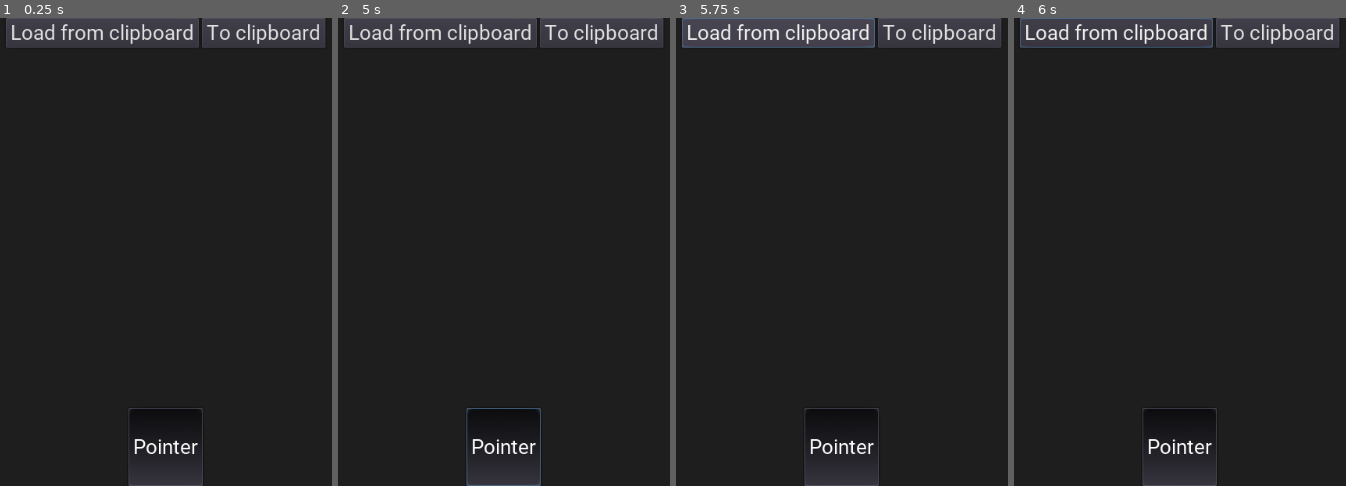
Above: before the commit, frames 1-4 (left to right).
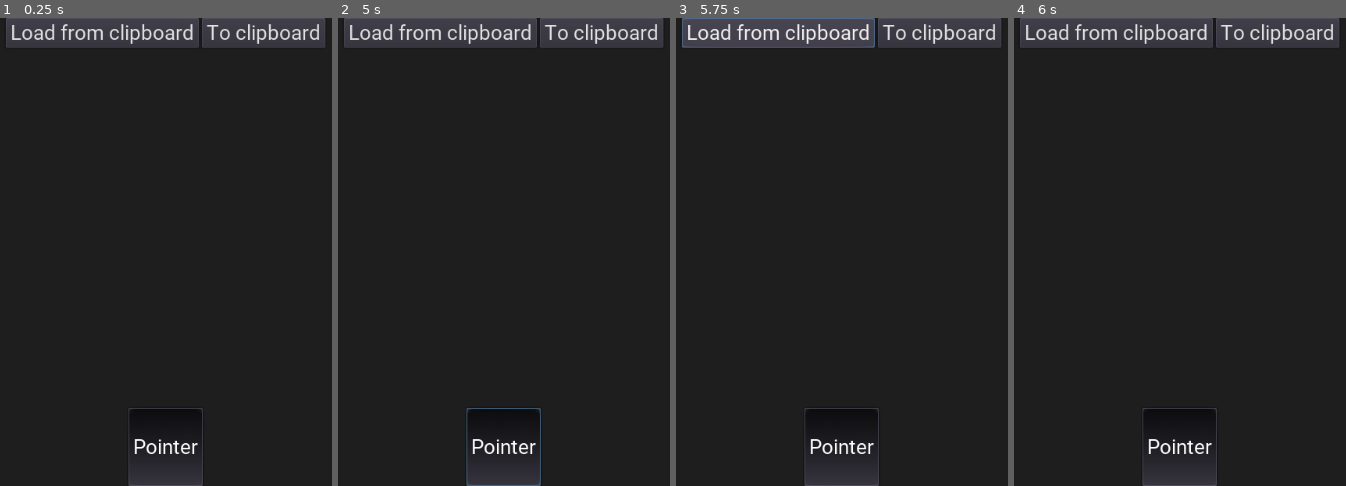
Above: after the commit, the same moments.

Repository: creikey/synapse-test
Game: Godot game, scene res://Main.tscn
The game is run twice, just before and just after one commit, with the same random seed, the same clock (stepped at 60 frames per second) and the same inputs.
Inputs (mouse positions are in pixels of both pictures, inside the frame that each line leads up to):
- Up to frame 1 (0.25 s): no input
- Up to frame 2 (5 s): click "To clipboard" at 0.5 s; click "Pointer" at 1.25 s; click "To clipboard" at 2 s; click "Pointer" at 2.75 s; click "To clipboard" at 3.5 s; click "Pointer" at 4.25 s
- Up to frame 3 (5.75 s): click "Load from clipboard" at 5 s
- Up to frame 4 (6 s): move the mouse to (outside the picture) at 5.77 s; tap 1 at 5.85 s; click (outside the picture) at 5.92 s

Frames 1-3 are identical in both runs. In frame 4, 0.3% of the frame differs, in the area x 1-60%, y 0-7%.

Commit message:
Release focus from textbox when makes sense

Diff:
--- a/src/Graph/Graph.gd
+++ b/src/Graph/Graph.gd
@@ -155,11 +155,22 @@
 	cur_instruction.currently_displayed = _currently_displayed
 	cur_instruction.connect("selected", self, "_on_instruction_selected", [cur_instruction])
 
+func _release_focus():
+	var focus_owner = get_parent().get_focus_owner()
+	if focus_owner:
+		focus_owner.release_focus()
+
+func _input(event):
+	if event.is_action("editor_escape"):
+		_release_focus()
+
 func _unhandled_input(event):
 	if event.is_action_pressed("editor_click"):
 		for instruction in _selected_instructions:
 			instruction.selected = false
 		_selected_instructions.clear()
+		_release_focus()
+
 	if not _selected_instructions.size() >= 2:
 		return
 	if event.is_action_pressed("editor_connect_selected"):
@@ -170,7 +181,7 @@
 				connecting_from.initialize_visually()
 		get_tree().set_input_as_handled()
 	elif event.is_action_pressed("editor_disconnect_selected"):
-		printt("Selected: ", _selected_instructions)
+#		printt("Selected: ", _selected_instructions)
 		for current_instruction in _selected_instructions:
 			for target_instruction in _selected_instructions:
 #				if current_instruction == target_instruction:
--- a/src/project.godot
+++ b/src/project.godot
@@ -87,6 +87,11 @@
 "events": [ Object(InputEventKey,"resource_local_to_scene":false,"resource_name":"","device":0,"alt":false,"shift":false,"control":false,"meta":false,"command":false,"pressed":false,"scancode":68,"unicode":0,"echo":false,"script":null)
  ]
 }
+editor_escape={
+"deadzone": 0.5,
+"events": [ Object(InputEventKey,"resource_local_to_scene":false,"resource_name":"","device":0,"alt":false,"shift":false,"control":false,"meta":false,"command":false,"pressed":false,"scancode":16777217,"unicode":0,"echo":false,"script":null)
+ ]
+}
 
 [rendering]
 
